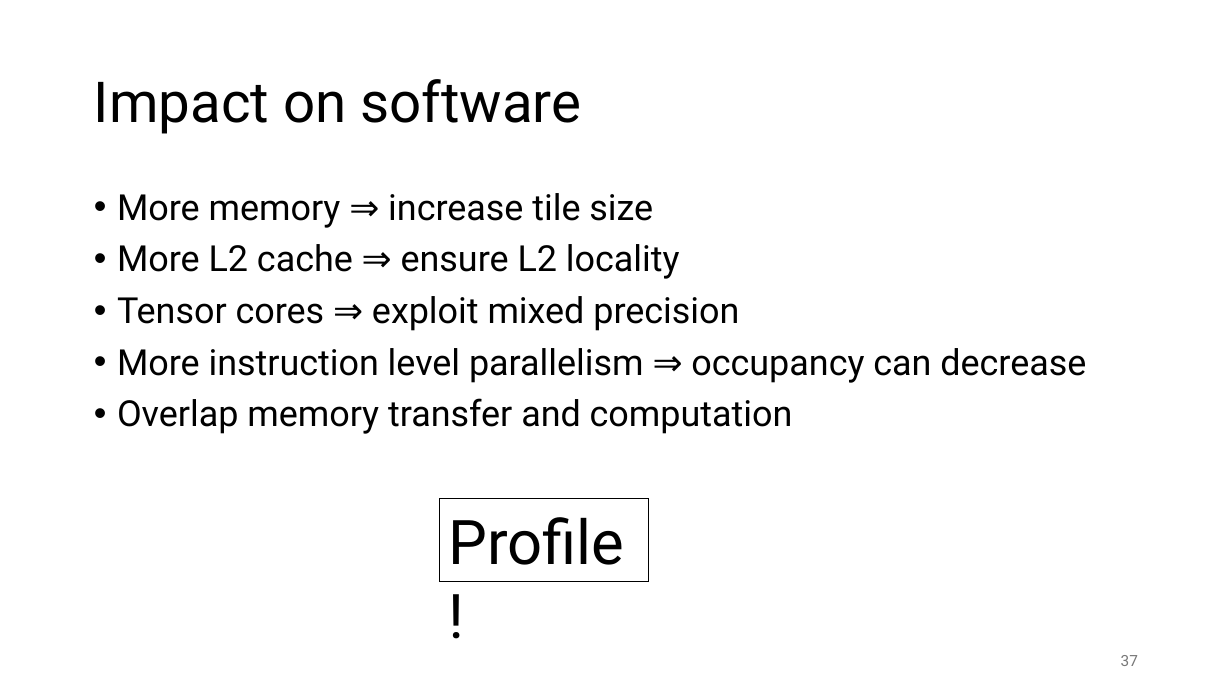
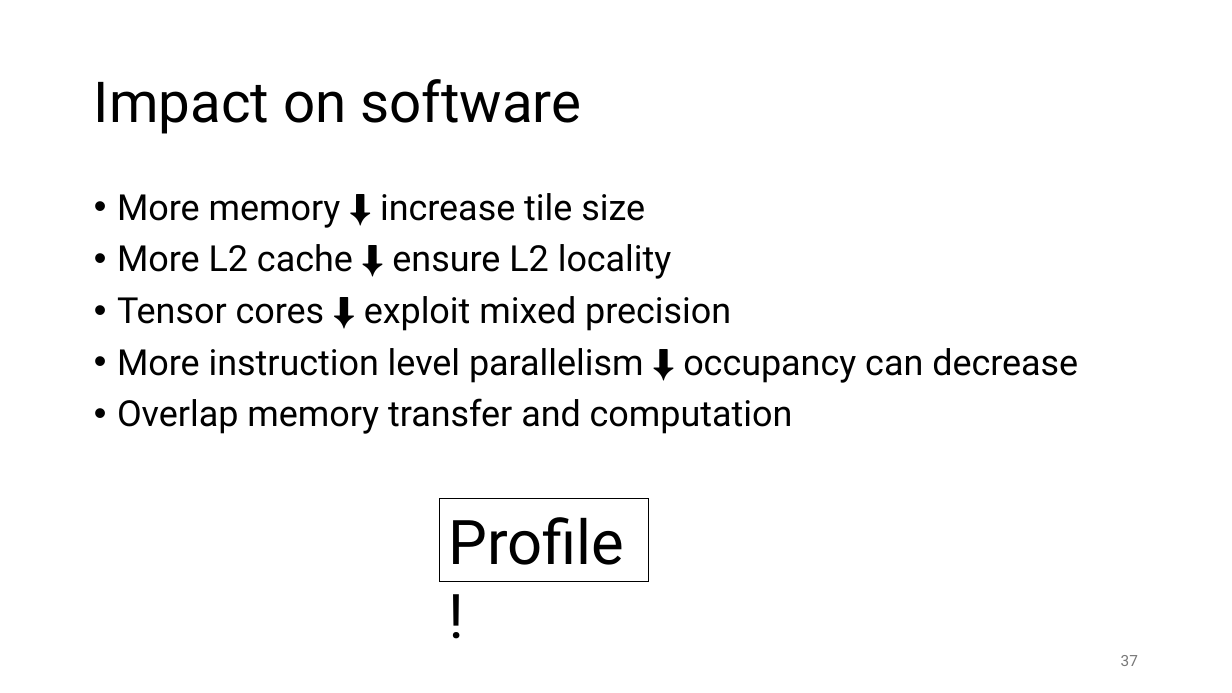
Before and after one commit to gjbex/GPU-programming, a slide deck: slide 37 of gpu_programming.pptx. Drawn at 1232x693 pixels with LibreOffice and Linux fonts; fonts in the diff are those of the drawing. Boxes give left, top, right and bottom in pixels: in the first picture for what was removed or moved away, otherwise in the second. Text is boxed around its words. In the diff, an @@ line names an element or a change of style, - is before the commit and + after.

```diff
--- a/gpu_programming.pptx
+++ b/gpu_programming.pptx
@@ text at (x1=117, y1=193, x2=1078, y2=383): text changed @@
-• More memory ⇒ increase tile size
-• More L2 cache ⇒ ensure L2 locality
-• Tensor cores ⇒ exploit mixed precision
-• More instruction level parallelism ⇒ occupancy can decrease
+• More memory ⬇ increase tile size
+• More L2 cache ⬇ ensure L2 locality
+• Tensor cores ⬇ exploit mixed precision
+• More instruction level parallelism ⬇ occupancy can decrease
```
Also in this commit, not shown: 23 other slides changed, 5 slides added.
